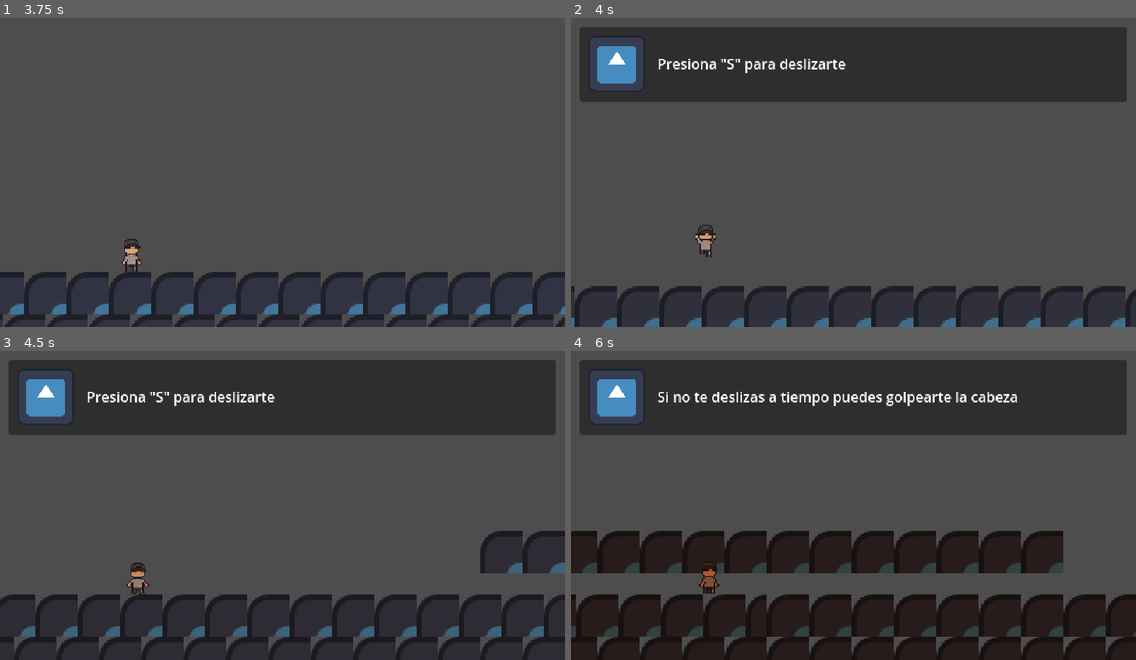
Above: before the commit, frames 1-4 (two rows, left to right).
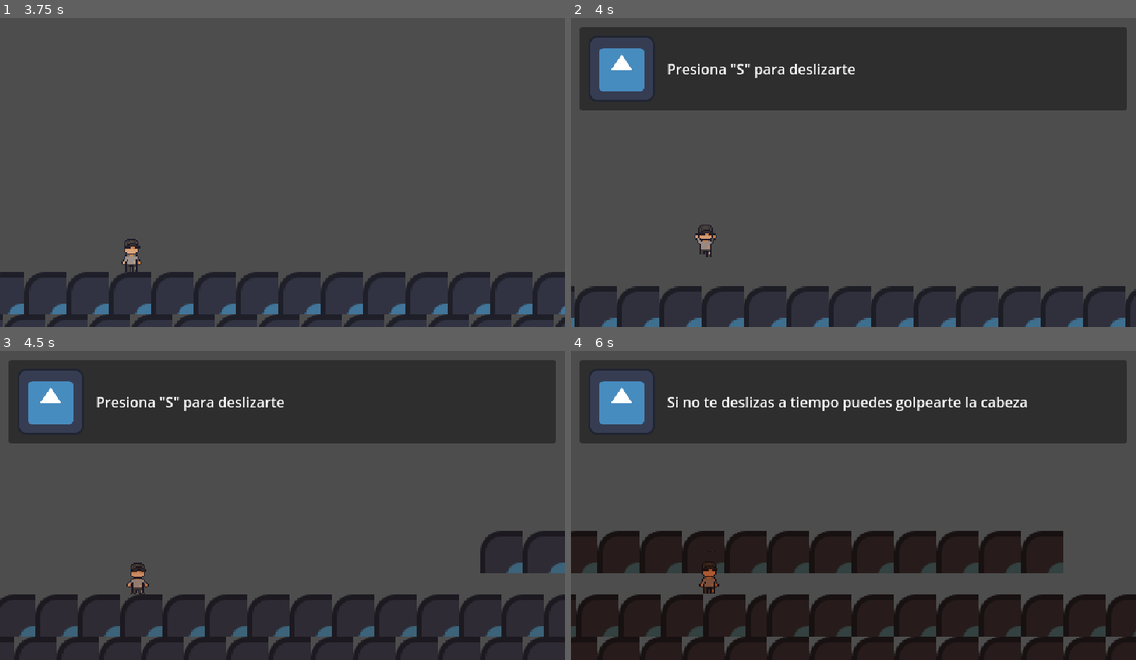
Above: after the commit, the same moments.

Repository: AlfredoCamarena/Protocolo-Ocaso
Game: Godot game, scene res://UI/menu_screen/menu_screen.tscn
The game is run twice, just before and just after one commit, with the same random seed, the same clock (stepped at 60 frames per second) and the same inputs. The engine's default icon, where the game draws it, is replaced by a stand-in: a white triangle on a blue panel in a dark square.
Inputs:
- Up to frame 1 (3.75 s): click "Jugar" at 0.5 s; click "Jugar" at 1.25 s; click "Jugar" at 2 s; click "Tutorial" at 2.75 s; tap Enter at 3.5 s; hold S (slide) from 3.53 s (still down)
- Up to frame 2 (4 s): keep holding S (slide); tap Space (jump) at 3.77 s
- Up to frame 3 (4.5 s): release S (slide) at 4.28 s; tap S (slide) at 4.35 s
- Up to frame 4 (6 s): tap Space (jump) at 4.52 s; tap S (slide) at 5, 5.85 s; hold S (slide) 5.03-5.78 s

Frame 1 is identical in both runs. In frame 2, 4.7% of the frame differs, in the area x 1-99%, y 6-30%; in frame 3, 4.7%; in frame 4, 5.5%.

Commit message:
Corrige tamaño minimo del texto

Diff:
--- a/UI/radio_ui/radio_ui.tscn
+++ b/UI/radio_ui/radio_ui.tscn
@@ -72,12 +72,12 @@
 offset_left = 10.0
 offset_top = 10.0
 offset_right = 630.0
-offset_bottom = 95.0
+offset_bottom = 105.0
 
 [node name="HBoxContainer" type="HBoxContainer" parent="Panel"]
 layout_mode = 0
-offset_right = 40.0
-offset_bottom = 40.0
+offset_right = 629.0
+offset_bottom = 95.0
 
 [node name="PortraitContainer" type="MarginContainer" parent="Panel/HBoxContainer"]
 layout_mode = 2
@@ -100,9 +100,9 @@
 theme_override_constants/margin_bottom = 10
 
 [node name="DialogueLabel" type="Label" parent="Panel/HBoxContainer/TextContainer"]
-custom_minimum_size = Vector2(520, 0)
+custom_minimum_size = Vector2(510, 0)
 layout_mode = 2
-text = "Mensaje largo que se debe mostar aqui aksmdklmn enka njkdaldkl adlkadn ajnd"
+text = "Mensaje largo que se debe mostar aqui aksmdklmn enka dadnkjwqd kjawd wkja djkw dwjkd awkj dkjwa dwjd wka dwkja djkw"
 autowrap_mode = 2
 
 [node name="AnimationPlayer" type="AnimationPlayer" parent="."]
